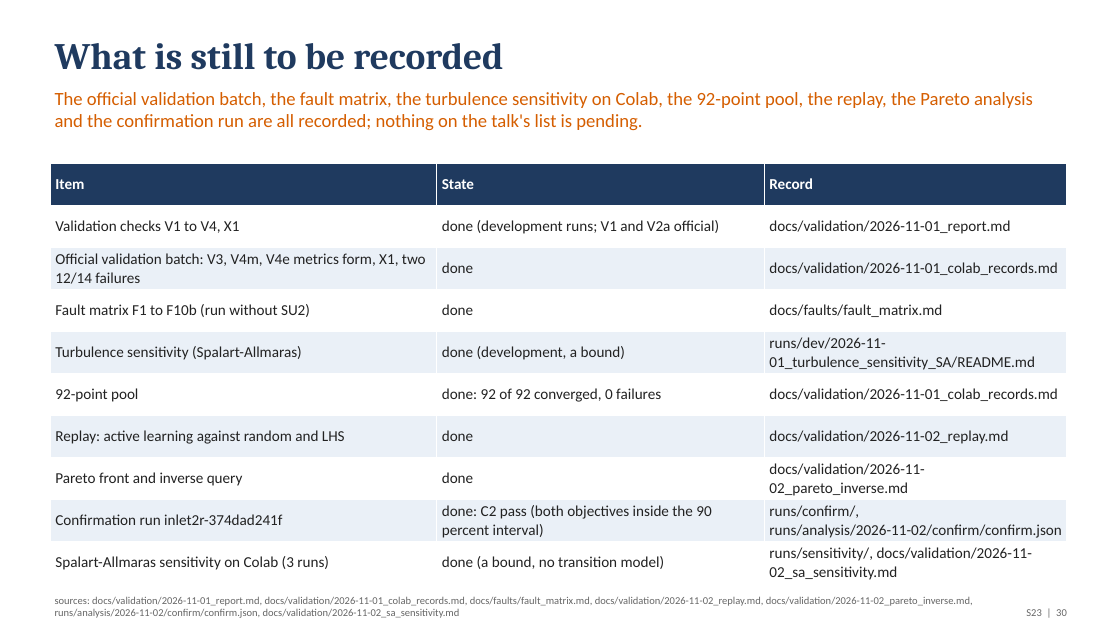
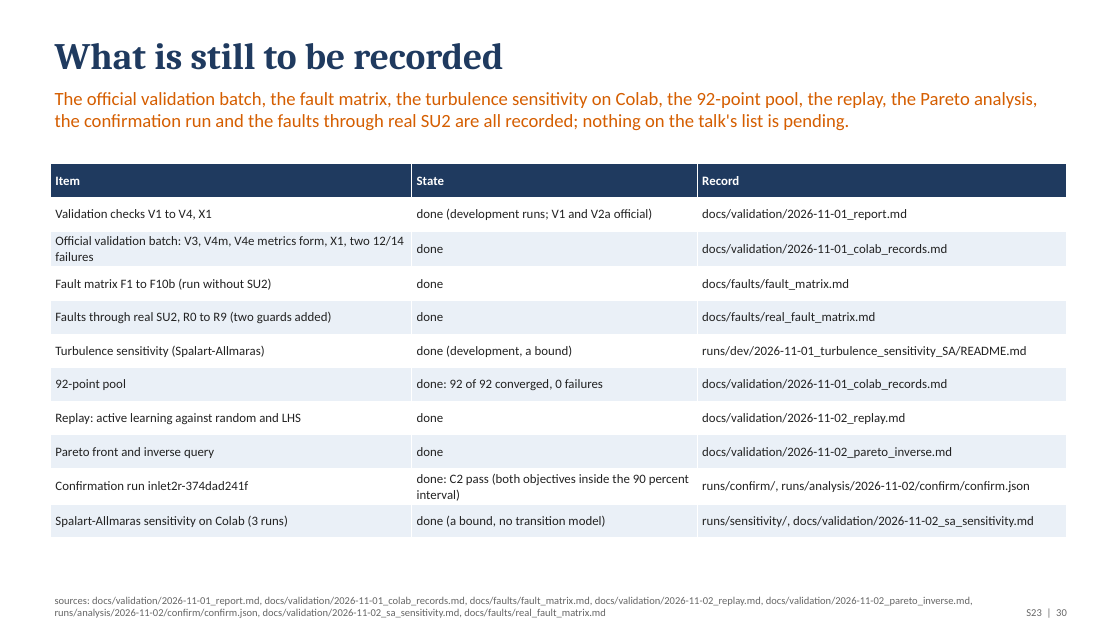
Before and after one commit to emarinhoss/ai-engineering, a slide deck: slide 30 of docs/talk/deck.pptx. Drawn at 1120x630 pixels with LibreOffice and Linux fonts; fonts in the diff are those of the drawing. Boxes give left, top, right and bottom in pixels: in the first picture for what was removed or moved away, otherwise in the second. Text is boxed around its words. In the diff, an @@ line names an element or a change of style, - is before the commit and + after.

```diff
--- a/docs/talk/deck.pptx
+++ b/docs/talk/deck.pptx
@@ text at <box>55,92,1038,131</box>: text changed @@
-The official validation batch, the fault matrix, the turbulence sensitivity on Colab, the 92-point pool, the replay, the Pareto analysis and the confirmation run are all recorded; nothing on the talk's list is pending.
+The official validation batch, the fault matrix, the turbulence sensitivity on Colab, the 92-point pool, the replay, the Pareto analysis, the confirmation run and the faults through real SU2 are all recorded; nothing on the talk's list is pending.
@@ table at <box>50,164,1067,534</box> @@
+row 5: Faults through real SU2, R0 to R9 (two guards added) | done | docs/faults/real_fault_matrix.md
@@ text at <box>55,597,973,618</box>: text changed @@
-sources: docs/validation/2026-11-01_report.md, docs/validation/2026-11-01_colab_records.md, docs/faults/fault_matrix.md, docs/validation/2026-11-02_replay.md, docs/validation/2026-11-02_pareto_inverse.md, runs/analysis/2026-11-02/confirm/confirm.json, docs/validation/2026-11-02_sa_sensitivity.md
+sources: docs/validation/2026-11-01_report.md, docs/validation/2026-11-01_colab_records.md, docs/faults/fault_matrix.md, docs/validation/2026-11-02_replay.md, docs/validation/2026-11-02_pareto_inverse.md, runs/analysis/2026-11-02/confirm/confirm.json, docs/validation/2026-11-02_sa_sensitivity.md, docs/faults/real_fault_matrix.md
```
Also in this commit, not shown: 2 other slides changed, 1 slide added, 20 other files.
